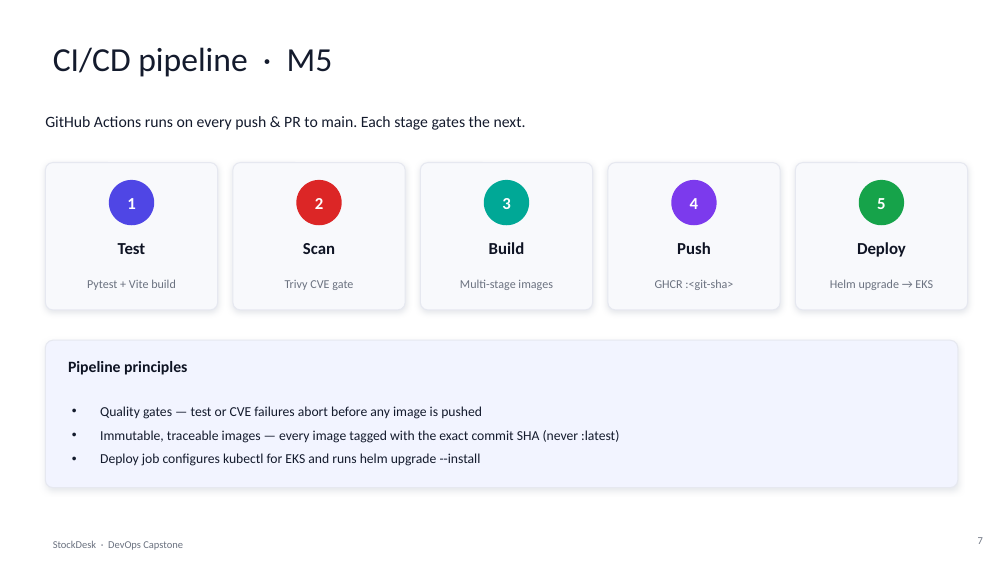
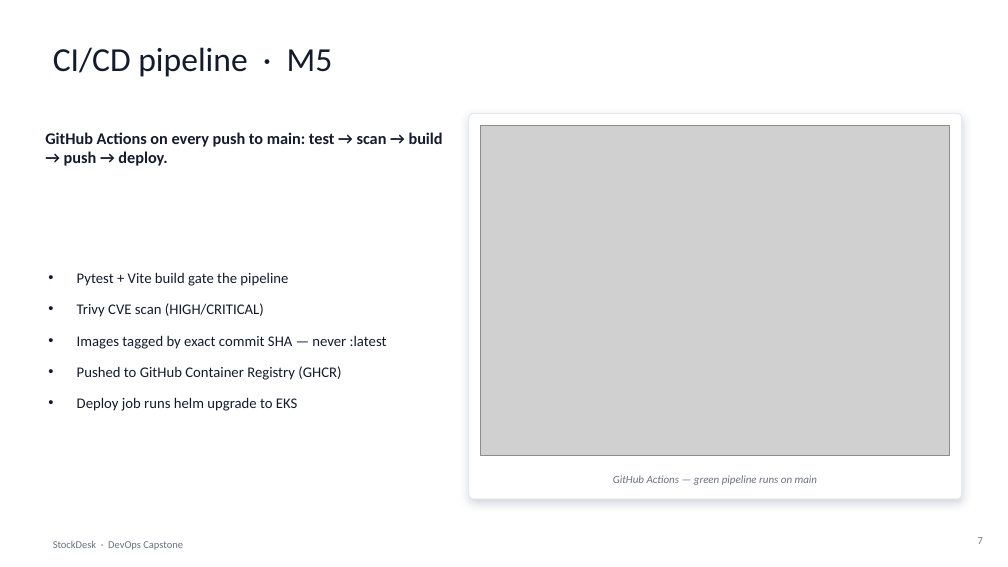
Before and after one commit to Naren456/devops-project, a slide deck: slide 7 of StockDesk_DevOps_Capstone.pptx. Drawn at 1008x567 pixels with LibreOffice and Linux fonts; fonts in the diff are those of the drawing; grey boxes stand for pictures. Boxes give left, top, right and bottom in pixels: in the first picture for what was removed or moved away, otherwise in the second. Text is boxed around its words. In the diff, an @@ line names an element or a change of style, - is before the commit and + after.

Commit message:
docs(m10): embed real evidence screenshots into presentation (slides 2,5-12)

```diff
--- a/StockDesk_DevOps_Capstone.pptx
+++ b/StockDesk_DevOps_Capstone.pptx
@@ rounded rectangle added at bbox=[469, 113, 962, 499], fill #FFFFFF, outline #E6E8F0 1 pt @@
@@ text at bbox=[45, 132, 443, 166]: text changed; size 15 to 15.5 pt; bold on @@
-GitHub Actions runs on every push & PR to main. Each stage gates the next.
+GitHub Actions on every push to main: test → scan → build → push → deploy.
@@ picture added at bbox=[481, 126, 950, 455] @@
@@ rounded rectangle removed at bbox=[45, 163, 218, 310] @@
@@ rounded rectangle removed at bbox=[233, 163, 405, 310] @@
@@ rounded rectangle removed at bbox=[420, 163, 593, 310] @@
@@ rounded rectangle removed at bbox=[608, 163, 780, 310] @@
@@ rounded rectangle removed at bbox=[796, 163, 968, 310] @@
@@ ellipse removed at bbox=[109, 180, 154, 225] @@
@@ text removed at bbox=[127, 198, 135, 209] @@
-1
@@ ellipse removed at bbox=[296, 180, 342, 225] @@
@@ text removed at bbox=[315, 198, 323, 209] @@
-2
@@ ellipse removed at bbox=[484, 180, 529, 225] @@
@@ text removed at bbox=[502, 198, 510, 209] @@
-3
@@ ellipse removed at bbox=[671, 180, 717, 225] @@
@@ text removed at bbox=[690, 198, 698, 209] @@
-4
@@ ellipse removed at bbox=[859, 180, 904, 225] @@
@@ text removed at bbox=[877, 198, 885, 209] @@
-5
@@ text removed at bbox=[118, 243, 146, 254] @@
-Test
@@ text removed at bbox=[303, 243, 335, 254] @@
-Scan
@@ text removed at bbox=[489, 242, 525, 254] @@
-Build
@@ text removed at bbox=[677, 242, 711, 254] @@
-Push
@@ text removed at bbox=[857, 242, 906, 257] @@
-Deploy
@@ text added at bbox=[77, 272, 387, 411], 14 pt, text #141B2D @@
+• Pytest + Vite build gate the pipeline
+• Trivy CVE scan (HIGH/CRITICAL)
+• Images tagged by exact commit SHA — never :latest
+• Pushed to GitHub Container Registry (GHCR)
+• Deploy job runs helm upgrade to EKS
@@ text removed at bbox=[87, 279, 176, 290] @@
-Pytest + Vite build
@@ text removed at bbox=[285, 280, 353, 290] @@
-Trivy CVE gate
@@ text removed at bbox=[460, 280, 553, 290] @@
-Multi-stage images
@@ text removed at bbox=[655, 279, 733, 290] @@
-GHCR :<git-sha>
@@ text removed at bbox=[830, 279, 933, 290] @@
-Helm upgrade → EKS
@@ rounded rectangle removed at bbox=[45, 340, 958, 488] @@
@@ text removed at bbox=[68, 361, 187, 375] @@
-Pipeline principles
@@ text removed at bbox=[100, 406, 619, 466] @@
-• Quality gates — test or CVE failures abort before any image is pushed
-• Immutable, traceable images — every image tagged with the exact commit SHA (never :latest)
-• Deploy job configures kubectl for EKS and runs helm upgrade --install
@@ text added at bbox=[613, 475, 817, 485], 10.5 pt, text #6B7280, italic @@
+GitHub Actions — green pipeline runs on main
```
Also in this commit, not shown: 7 other slides changed, 1 slide added, 1 slide removed, 1 other file.
